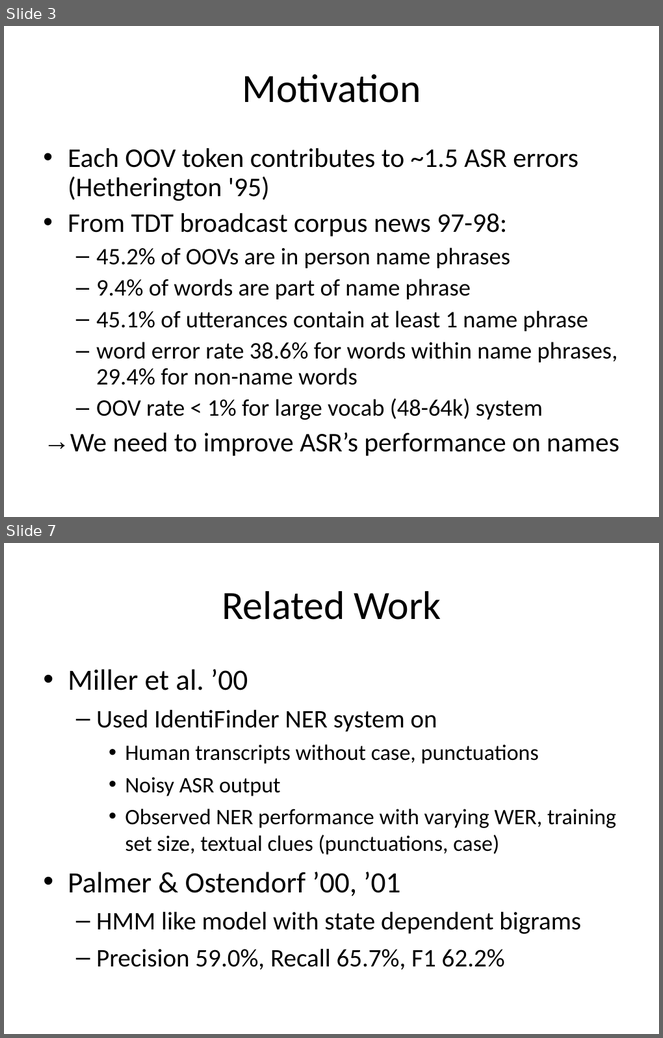
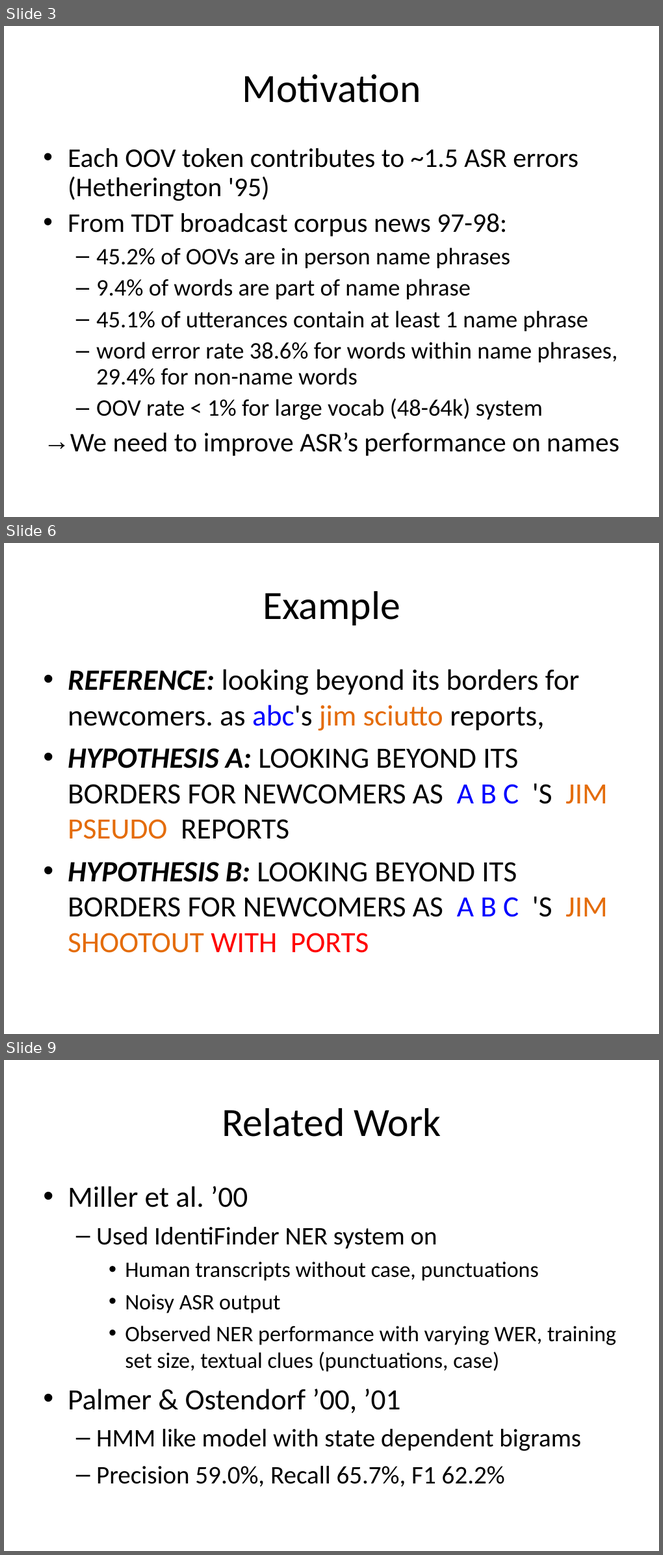
Before and after one commit to dimidd/ner-asr, a slide deck: doc/11748-A-M-DEC-02.ppt. Shown one above the other, each under a label of ours: slides 3 and 7 before the commit, slides 3, 6 and 9 after it; the slides between them are not shown. The pictures are 663x1038 and 663x1555 pixels, drawn with LibreOffice and Linux fonts; fonts in the diff are those of the drawing. Boxes give left, top, right and bottom in pixels: in the first picture for what was removed or moved away, otherwise in the second. Text is boxed around its words. In the diff, an @@ line names an element or a change of style, - is before the commit and + after.

```diff
--- a/doc/11748-A-M-DEC-02.ppt
+++ b/doc/11748-A-M-DEC-02.ppt
@@ slide 6 added at [4,543,659,1034], background #FFFFFF @@
@@ title added at [263,591,400,626], 49 pt, text #000000 @@
+Example
@@ text added at [68,669,608,953], 36 pt, text #000000 @@
+• REFERENCE: looking beyond its borders for newcomers. as abc's jim sciutto reports,
+• HYPOTHESIS A: LOOKING BEYOND ITS BORDERS FOR NEWCOMERS AS A B C 'S JIM PSEUDO REPORTS
+• HYPOTHESIS B: LOOKING BEYOND ITS BORDERS FOR NEWCOMERS AS A B C 'S JIM SHOOTOUT WITH PORTS
@@ what was slide 7 is now slide 9 @@
```
Also in this commit, not shown: 5 slides changed, 6 other slides added, 2 other files.
